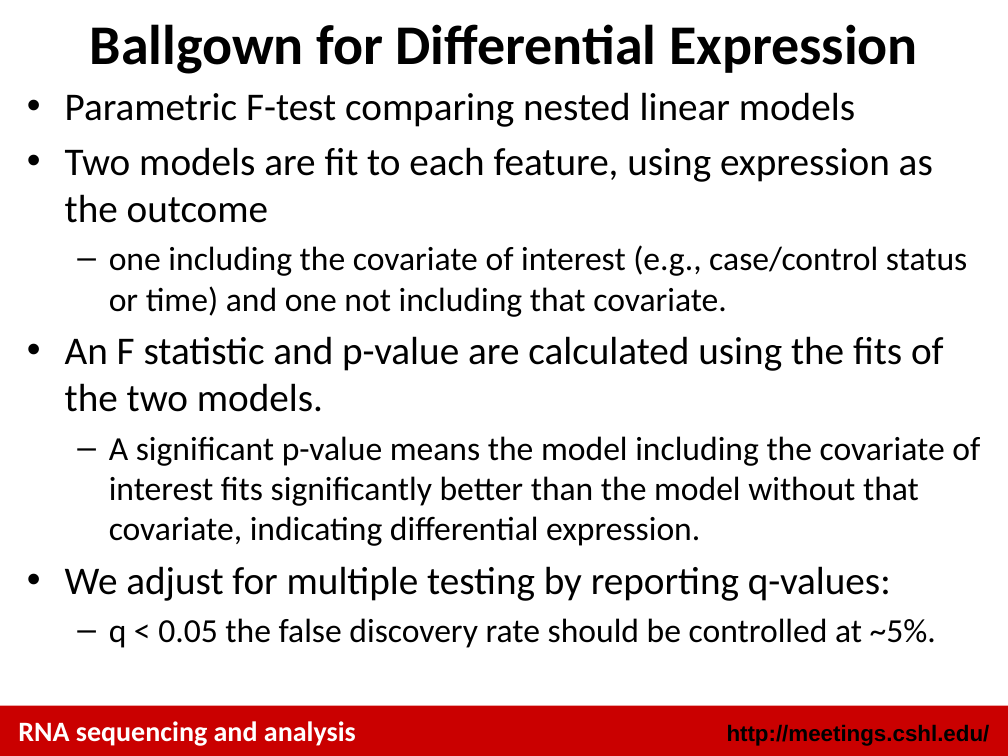
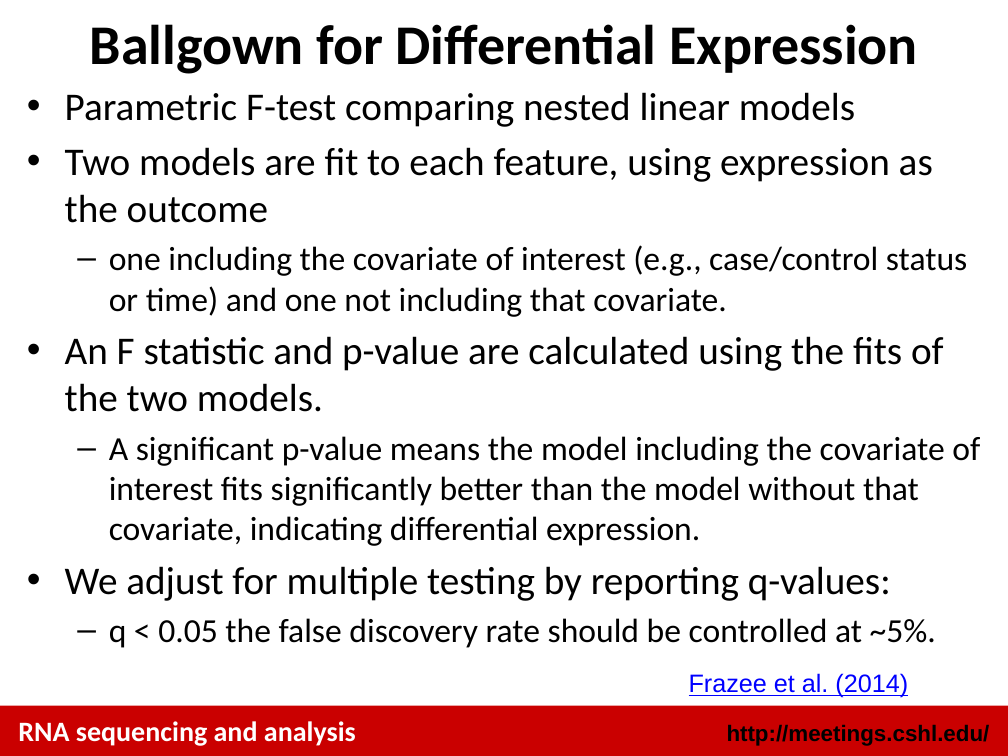
Before and after one commit to griffithlab/rnaseq_tutorial_wiki, a slide deck: slide 11 of LectureFiles/cshl/2016/RNASeq_Module3_Lecture.pptx (slide 9 before the commit). Drawn at 1008x756 pixels with LibreOffice and Linux fonts; fonts in the diff are those of the drawing. Boxes give left, top, right and bottom in pixels: in the first picture for what was removed or moved away, otherwise in the second. Text is boxed around its words. In the diff, an @@ line names an element or a change of style, - is before the commit and + after.

```diff
--- a/LectureFiles/cshl/2016/RNASeq_Module3_Lecture.pptx
+++ b/LectureFiles/cshl/2016/RNASeq_Module3_Lecture.pptx
@@ text added at (689,673,908,698), 18 pt, text #0000FF, underline @@
+Frazee et al. (2014)
```
Also in this commit, not shown: 3 other slides changed, 2 slides added, 3 other files.
